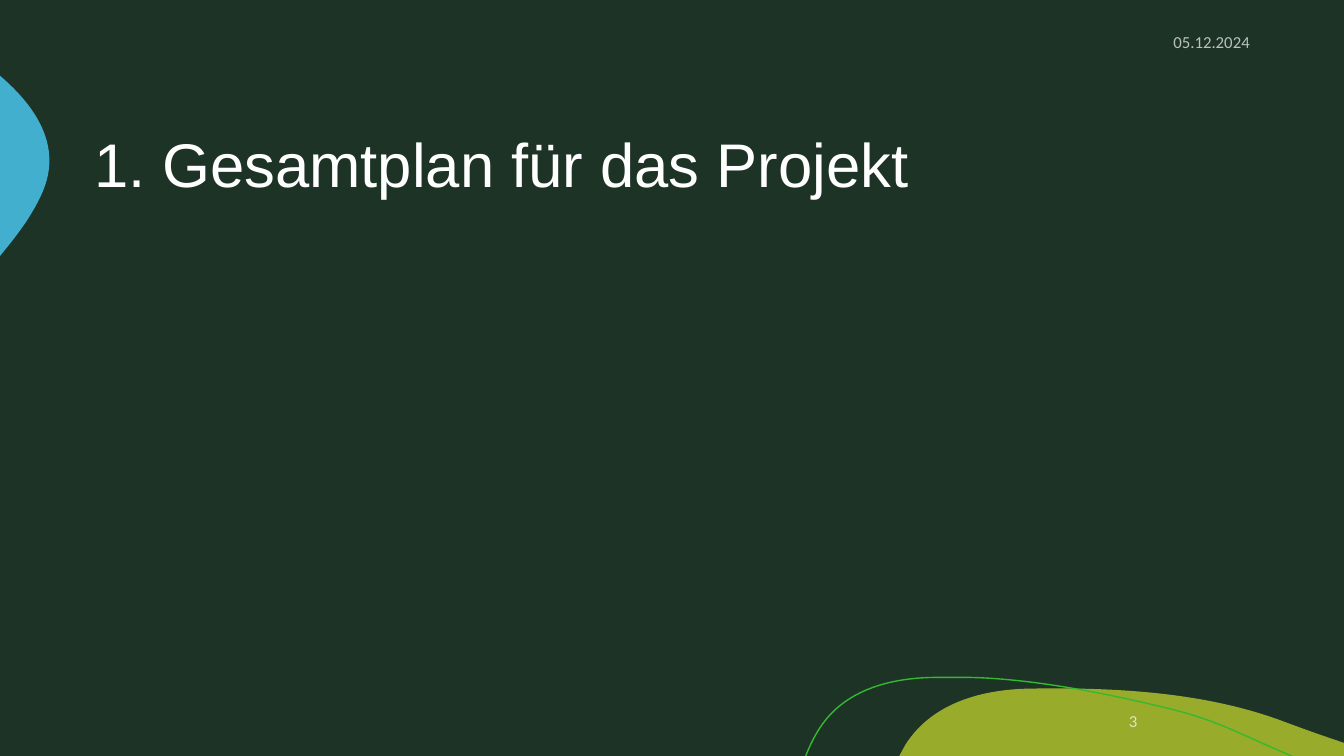
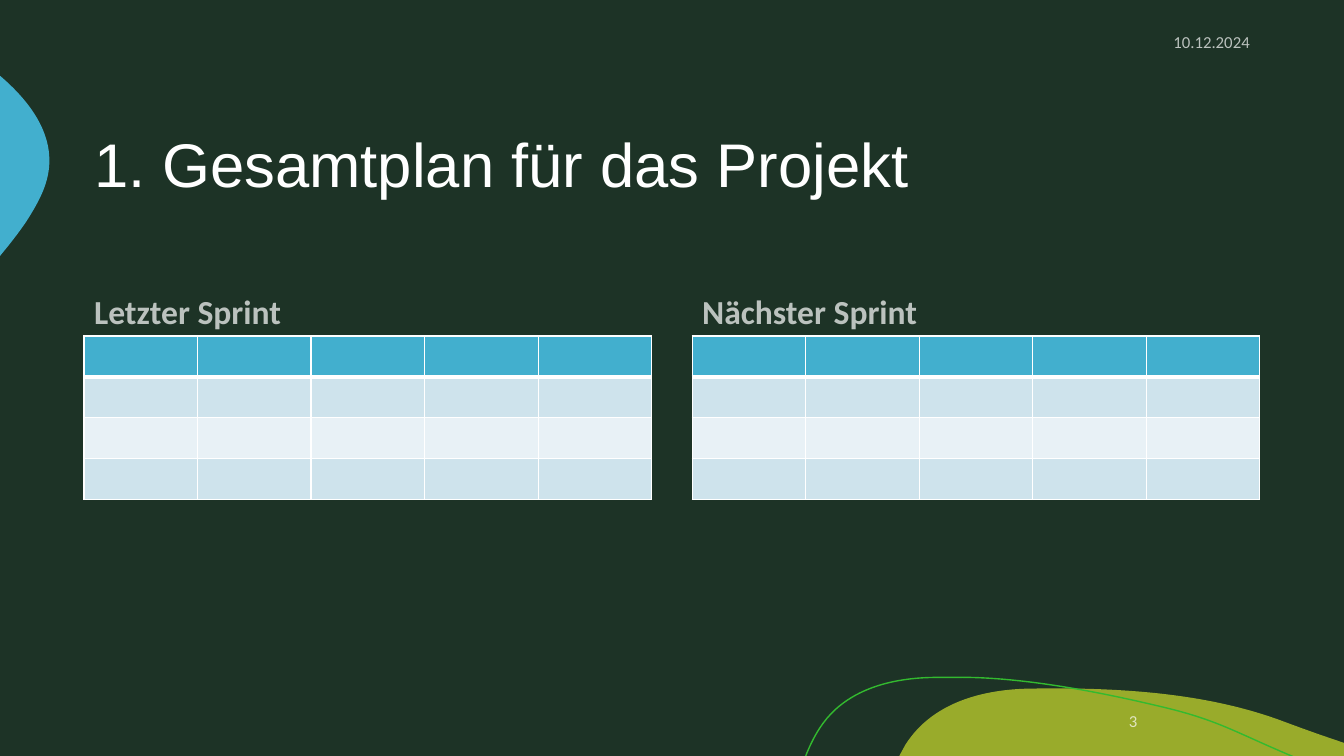
Before and after one commit to zIExpantion/ZumGelbenBach, a slide deck: slide 3 of Dokumente/Sprint-Backlog/Sprint-Backlog2.pptx. Drawn at 1344x756 pixels with LibreOffice and Linux fonts; fonts in the diff are those of the drawing; background and template pictures are left out. Boxes give left, top, right and bottom in pixels: in the first picture for what was removed or moved away, otherwise in the second. Text is boxed around its words. In the diff, an @@ line names an element or a change of style, - is before the commit and + after.

```diff
--- a/Dokumente/Sprint-Backlog/Sprint-Backlog2.pptx
+++ b/Dokumente/Sprint-Backlog/Sprint-Backlog2.pptx
@@ text at (1173,37,1249,48): text changed @@
-05.12.2024
+10.12.2024
@@ text added at (94,300,281,330), 24 pt, text #FFFFFF at 70% opacity, bold @@
+Letzter Sprint
@@ text added at (702,300,917,330), 24 pt, text #FFFFFF at 70% opacity, bold @@
+Nächster Sprint
@@ table added at (84,336,653,499), 4 rows, 5 columns @@
+ |  |  |  | 
+ |  |  |  | 
+ |  |  |  | 
+ |  |  |  | 
@@ table added at (693,336,1262,499), 4 rows, 5 columns @@
+ |  |  |  | 
+ |  |  |  | 
+ |  |  |  | 
+ |  |  |  | 
```
Also in this commit, not shown: 11 other slides changed, 1 other file.
